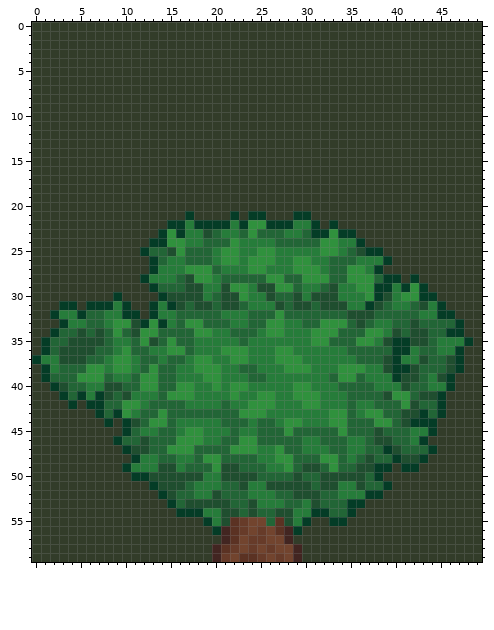
A pixel-art file gets an edit: Assets/Art/Interactables/shrub.aseprite. Above, as it was before the edit.
50x60 pixels, 1 frame.
After the commit:
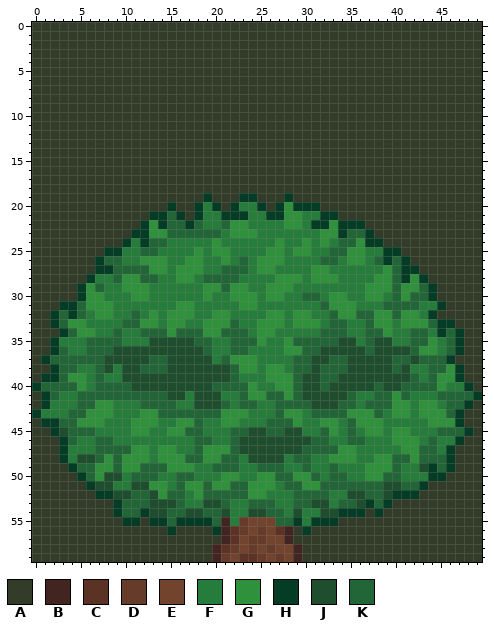
Palette (. is transparent): A #323c29  B #422521  C #5b3223  D #673b29  E #72442e  F #267c3a  G #30913d  H #043c26  J #1f4e2f  K #226536
Diff:
layer "slime" now shown
layer "teapot" now hidden
y 19: x 19 A -> H; x 23..24 AA -> HH; x 28 A -> H
y 20: x 15 A -> H; x 18..20 AAA -> HFH; x 22..25 AAAA -> HFFH; x 27..31 AAAAA -> HGHHH
y 21: x 13..21 AAAAHAAAA -> HHKHAHFFH; x 23..33 AHHAAAHHAAA -> HFFHHGGFFHH
y 22: x 12..29 AAAHHFHHHHFHGGHHHF -> HGHKKHKFFKGGFFFFGG; x 32..36 AHAAA -> HGHHH
y 23: x 11..19 AAAHGHFFJ -> HHGGKKKKK; x 22..23 FK -> GG; x 25..27 KKK -> FFF; x 30..32 KHH -> FFG; x 35..37 HAA -> KKH
y 24: x 10..16 AAAHHGG -> HFHKKFF; x 19..22 KKKG -> FGFF; x 27..31 KKKKK -> GFFGF; x 33..38 GFFHAA -> FKKGHH
y 25: x 8..12 AAAAH -> HHFFK; x 14..20 KJGKKKF -> FFFFGFG; x 22 G -> F; x 25 G -> F; x 27 F -> G; x 29..30 FF -> GG; x 32..40 GGFKJHHAA -> FKKGGFFHH
y 26: x 7..14 AAAAAAHK -> HKKFFGGG; x 17..19 KKK -> GGF; x 22..24 GFG -> FKF; x 27 F -> G; x 29..30 GG -> FF; x 32 F -> K; x 34..36 KKF -> FGG; x 38 F -> K; x 40..41 AA -> KH
y 27: x 7..14 AAAAAAHF -> HHKKKKGG; x 16 F -> G; x 19..24 GKFFFG -> FFKKKF; x 26 F -> G; x 29..30 GG -> FF; x 32..36 FKKGG -> GFFFF; x 38..42 HAAAA -> FGKHH
y 28: x 6..13 AAAAAAHF -> HFFKGGKK; x 16..20 KJGGF -> GGFKK; x 23..26 KKKG -> FFFF; x 28..30 KKG -> GGF; x 33..43 KKGGGKHHAHA -> GFFFFGGKHGH
y 29: x 5..21 AAAAAAAAHKKKJJFFJ -> HGKFFGGGFFFFFFGGK; x 25..26 JJ -> FG; x 29 K -> F; x 32..33 KJ -> FF; x 36 G -> F; x 38..41 HHFH -> GGKG; x 43..44 HA -> KH
y 30: x 5..22 AAAAHAAAAHJJJJFKJJ -> HGGFFFGGFFFFFFGFFG; x 24 F -> G; x 26..34 JKKJFJJJF -> GGFFKKFGG; x 38..40 HJF -> GFK; x 42..43 GH -> KK
y 31: x 5..8 AHHH -> KGGG; x 10..13 HAAH -> FFFF; x 15..24 HJKJJKJJKF -> FGGFFFFFGG; x 27..35 JKJJKJJJF -> FFFFFKGGG; x 37..38 HJ -> FF; x 40..41 FF -> KK; x 43 J -> F
y 32: x 3..8 FFHKKF -> KHKFGG; x 10..13 HHAH -> FKFG; x 15..21 FKKKKKF -> GGGFFGG; x 24..26 KKK -> FFG; x 28..32 KKKKK -> FGGFF; x 34..39 KJJJKK -> GGKKGG; x 41..42 KK -> GG; x 44..46 FHH -> HAA
y 33: x 2..7 AHFFKK -> HKGGFF; x 9..12 GGJH -> FKKG; x 14..22 HFKGGKKKF -> FGGFFGGGK; x 24..25 KK -> FG; x 29..36 FKKGGGKJ -> GGGFKKFF; x 38..43 FFKKJK -> GGFGGG; x 45..47 KKH -> HHA
y 34: x 2..3 HK -> AH; x 5..13 JKJKGKJGG -> GGFFKFFKK; x 15 K -> G; x 18 G -> K; x 20..21 FF -> GK; x 24..25 KF -> FG; x 27 G -> F; x 31..33 GGG -> FKK; x 35..46 KKGGFJKJJKKH -> FFKKGFFKKFHK
y 35: x 1..7 HKKJJJJ -> AHFFFKK; x 9 F -> K; x 11..12 KG -> FF; x 14..19 KGKKFF -> JJJJKK; x 22 F -> K; x 24..25 FF -> KG; x 28..32 FFFGG -> GKKKK; x 34..38 KKGGF -> JJFKJ; x 40..44 HHJJK -> FFKKG; x 46..48 FFH -> KHA
y 36: x 1..6 HKJJJJ -> AHKFFK; x 9..19 FGKKFFGGKFF -> JJJJJJJJJJK; x 21..23 GGG -> FKK; x 27 G -> F; x 29..36 FFFFFFKK -> GKKJJJJJ; x 38..44 KKHHFKK -> JJJJKGG; x 46 F -> K
y 37: x 0..5 HFFJJJ -> AHKKKK; x 8..12 FGGFK -> JJJJJ; x 14..19 FKKFGG -> KJJJJJ; x 21 F -> K; x 24 F -> G; x 27..38 GGGFFFFFFKKK -> FFKKJJKKJJJJ; x 40..43 HFFJ -> KKJK; x 46..47 JH -> HA
y 38: x 1..2 HF -> AH; x 5..11 KGGFGGF -> FFKJFJJ; x 13 G -> K; x 15..24 KFFGGGFFKK -> JJJJJJJKGG; x 26..38 FFGGGFFFGGGFF -> GGFKKJKKKJJJJ; x 40..43 HHJK -> KJFF; x 46 J -> G
y 39: x 2 K -> H; x 4 K -> G; x 6..8 GGK -> FKF; x 10..22 FKGGKKFFFGGFF -> JJJJJJJJJJJJK; x 24..32 KKFFFFFFF -> FFGGGKJJK; x 34..40 GGKFFFH -> JJJJJJJ; x 42..47 JKFJHA -> KFKGGH
y 40: x 0..3 AAHJ -> HKKK; x 5 K -> G; x 7..9 FJJ -> KKK; x 11..24 KGGKKGGFFGFGGF -> JJJJJJJJJKKKKG; x 27..41 FFGGFFFKKKKFFFJ -> GGKJJKJJJJJKJJK; x 44..48 FFHAA -> KGFFH
y 41: x 1..8 AAHKHFHJ -> HKFFKKKK; x 10..13 JFFF -> KKKK; x 15..20 GGGFFF -> JJFJJJ; x 22..24 GFF -> FKG; x 26..34 GFFGGGFFF -> KKGKJJJJJ; x 36..37 KK -> FF; x 39 J -> K; x 41..49 GKJJHAAAA -> KFFFKKKKH
y 42: x 1..12 AAAHAHHKKGGF -> HFFFKKGGFFFK; x 16 K -> F; x 18..20 FFF -> JJJ; x 23..34 FGGGFFFGGFFF -> KKFFKKKKJJJK; x 37 F -> K; x 40 K -> G; x 42..48 JKKHAAA -> FGGFKKH
y 43: x 0..10 AAAAAAAHKHG -> HFFFKKGGGFF; x 12..14 KKG -> GGK; x 21..22 KK -> GG; x 24..25 GG -> FF; x 27..29 FFF -> KGG; x 31..36 FFGGKF -> KKKKGG; x 38..47 GKKJJHKHAA -> KFGGFGGGKH
y 44: x 1..12 AAAAAAAHAHJK -> HHKKGGGFFFGG; x 14..18 GKFFF -> FFGGK; x 21..23 KKK -> GGF; x 25 K -> F; x 27..28 FG -> KK; x 32 F -> G; x 34 G -> F; x 36..37 KK -> GG; x 39..47 GKJHHHAAA -> FFFFFGGGH
y 45: x 2..12 AAAAAAAAHKF -> HJKKKFFFFGG; x 14..18 KKFGG -> FGGKK; x 23..25 FFK -> KJJ; x 28..31 GKKK -> JJFF; x 33..34 KG -> GF; x 36..41 KKJKKK -> FGGFGG; x 44..48 HAAAA -> FKKKH
y 46: x 3..19 AAAAAAHKKJKKKGGGF -> HKFFKKFFFFFFFFFKK; x 21 K -> F; x 23..31 GGKKKKKFF -> JJJJJJJJK; x 33..47 KKFFKJJKKFHAAAA -> FFKKFFFGGGFKFFH
y 47: x 3..14 AAAAAAAHJJKK -> HFFFKKKKGGFG; x 16..17 GG -> FF; x 19..32 KKKGGGFFGKKFFF -> GGGKJJJJJJJKKK; x 34..35 KF -> GG; x 37..42 KKHJKK -> FFFFGG; x 44..46 HAA -> KFH
y 48: x 3..12 AAAAAAAAHF -> HFJJKGKGGG; x 14..17 KKFF -> GGGK; x 23..28 KKFFGG -> FJJJJF; x 31..32 KG -> FF; x 34..46 KFKJKKHJJHAAA -> GGFFGGKKGKKKH
y 49: x 4..24 AAAAAAHFFFJJFKKKGJJKK -> HKKGGKGGKKKGGGFFKKKFF; x 26..46 FFGKJJKGKKJJHHAHHAAAA -> KKFFKFFKFFFGGGKFFJHKH
y 50: x 5..18 AAAAAAHHJJJJJJ -> HKGJJFKKKFFKKF; x 21..26 JJJJKK -> GGFFGG; x 29..30 JK -> GG; x 32..45 JJJJJKHAAAAAAA -> FKKFFGGKKFFFHH
y 51: x 6..21 AAAAAAAHJJJKFFFK -> HJJFFJJGGFKGGKGG; x 23..36 JFFJJJJJKJJFFJ -> KGGGFKKGGKKKKK; x 39..43 HAAAA -> JJKKH
y 52: x 7..15 AAAAAAAHJ -> HHJJKKJGK; x 17..20 KFFJ -> FGKK; x 24..25 FF -> GG; x 27..31 KKJJJ -> FFKKK; x 33 K -> F; x 35..42 FFHHAAAA -> JJKKJHHH
y 53: x 9..15 AAAAAAH -> HKKKJJJ; x 17..18 JJ -> FF; x 21..26 JKKJFF -> KFFKKK; x 28 K -> F; x 30 F -> K; x 32..33 KK -> JF; x 35..39 HHAAA -> KJHKH
y 54: x 9..20 AAAAAAAHHHFF -> HKKHJJKKJJKK; x 22..23 JK -> FF; x 25 K -> J; x 27..29 JJF -> KFJ; x 31..34 HHKK -> FJJH; x 36 A -> H; x 38 A -> H
y 55: x 10..11 AA -> HH; x 13..18 AAAAAA -> HHKHHH; x 20..22 FJC -> KBF; x 26..32 KCJFHAA -> EKKHFHH; x 34 H -> A
y 56: x 15 A -> H; x 29..30 HA -> AH
